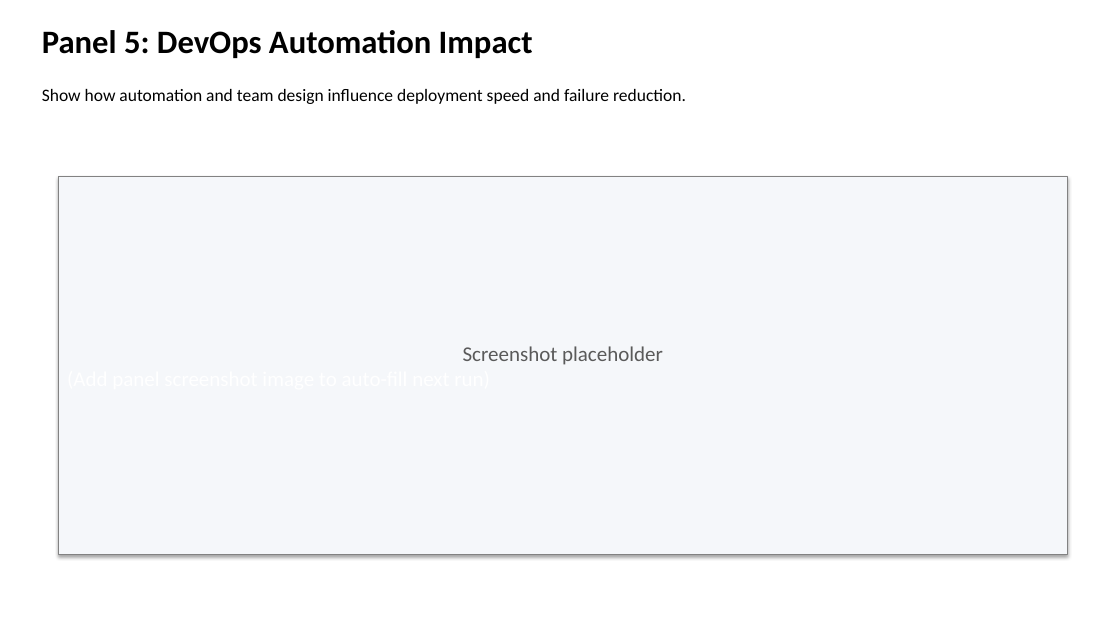
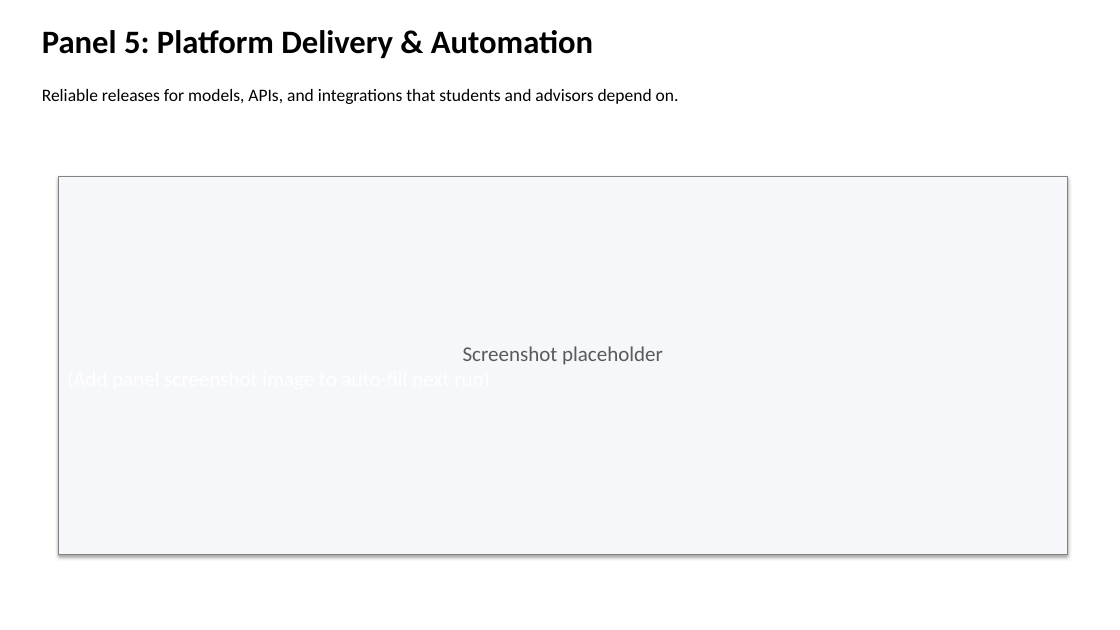
Before and after one commit to YanZ0314/Advanced-Cloud-Technology-Management, a slide deck: slide 3 of capstone/Capstone_6_Panel_Narrative_Deck.pptx. Drawn at 1120x630 pixels with LibreOffice and Linux fonts; fonts in the diff are those of the drawing. Boxes give left, top, right and bottom in pixels: in the first picture for what was removed or moved away, otherwise in the second. Text is boxed around its words. In the diff, an @@ line names an element or a change of style, - is before the commit and + after.

```diff
--- a/capstone/Capstone_6_Panel_Narrative_Deck.pptx
+++ b/capstone/Capstone_6_Panel_Narrative_Deck.pptx
@@ text at bbox=[42, 30, 593, 58]: text changed @@
-Panel 5: DevOps Automation Impact
+Panel 5: Platform Delivery & Automation
@@ text at bbox=[42, 89, 679, 104]: text changed @@
-Show how automation and team design influence deployment speed and failure reduction.
+Reliable releases for models, APIs, and integrations that students and advisors depend on.
```
Also in this commit, not shown: 4 other slides changed, 1 slide added, 1 slide removed, 10 other files.
